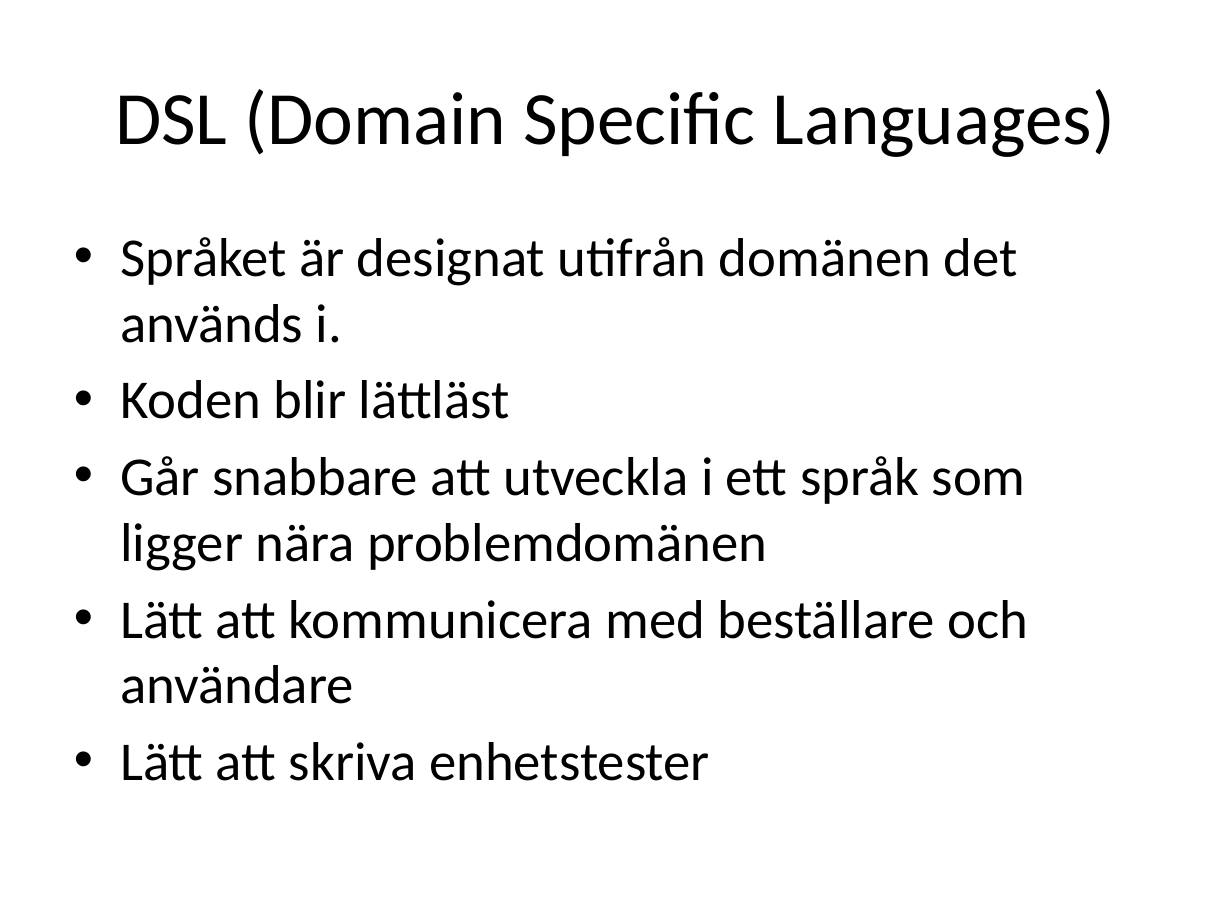
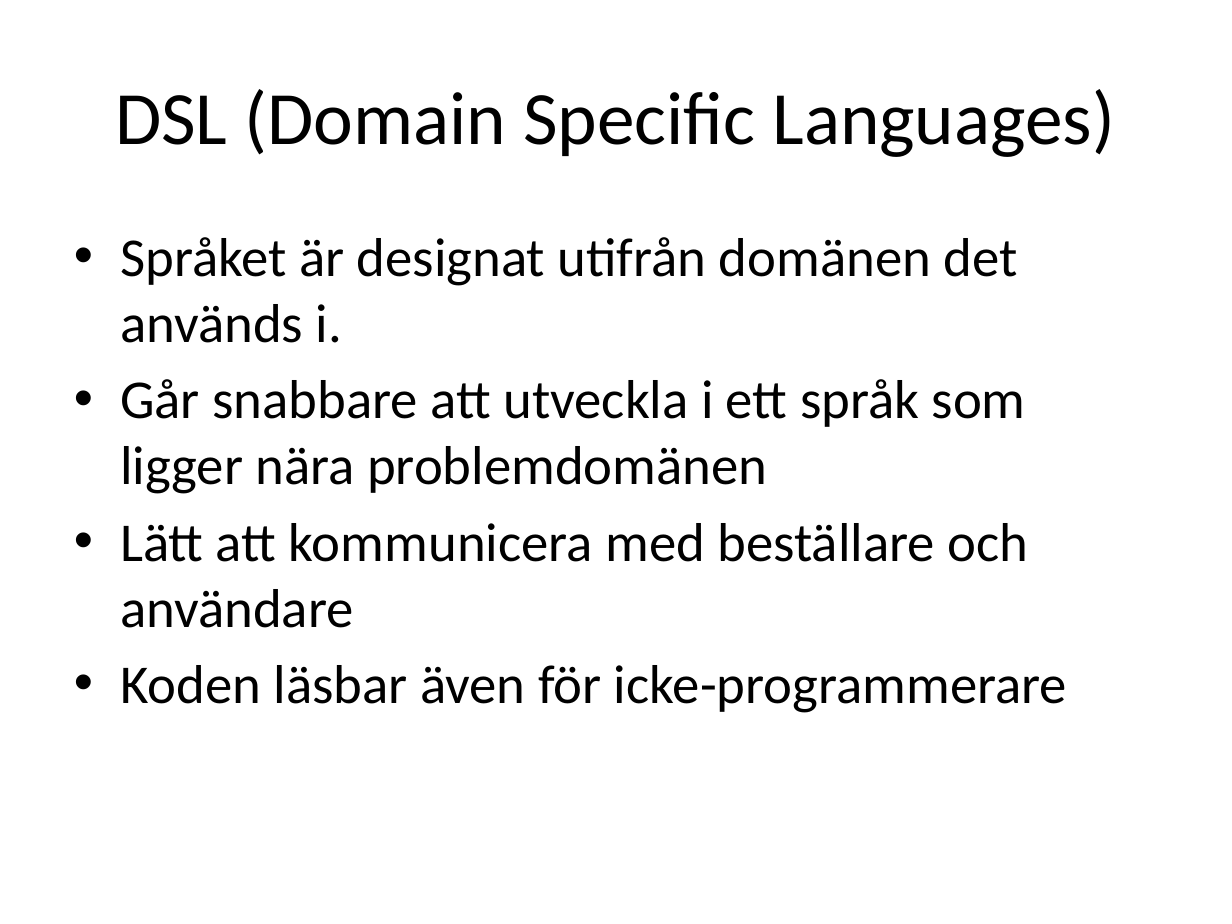
Before and after one commit to me97esn/groovyseminarium, a slide deck: slide 9 of groovyseminarie/dokument/groovyseminarium_source.pptx (slide 8 before the commit). Drawn at 1232x924 pixels with LibreOffice and Linux fonts; fonts in the diff are those of the drawing. Boxes give left, top, right and bottom in pixels: in the first picture for what was removed or moved away, otherwise in the second. Text is boxed around its words. In the diff, an @@ line names an element or a change of style, - is before the commit and + after.

```diff
--- a/groovyseminarie/dokument/groovyseminarium_source.pptx
+++ b/groovyseminarie/dokument/groovyseminarium_source.pptx
@@ text at (120, 380, 510, 419): paragraph removed @@
-• Koden blir lättläst
@@ text at (120, 665, 1067, 713): text changed @@
-• Lätt att skriva enhetstester
+• Koden läsbar även för icke-programmerare
```
Also in this commit, not shown: 7 other slides changed, 12 slides added, 3 slides removed, 10 other files.
